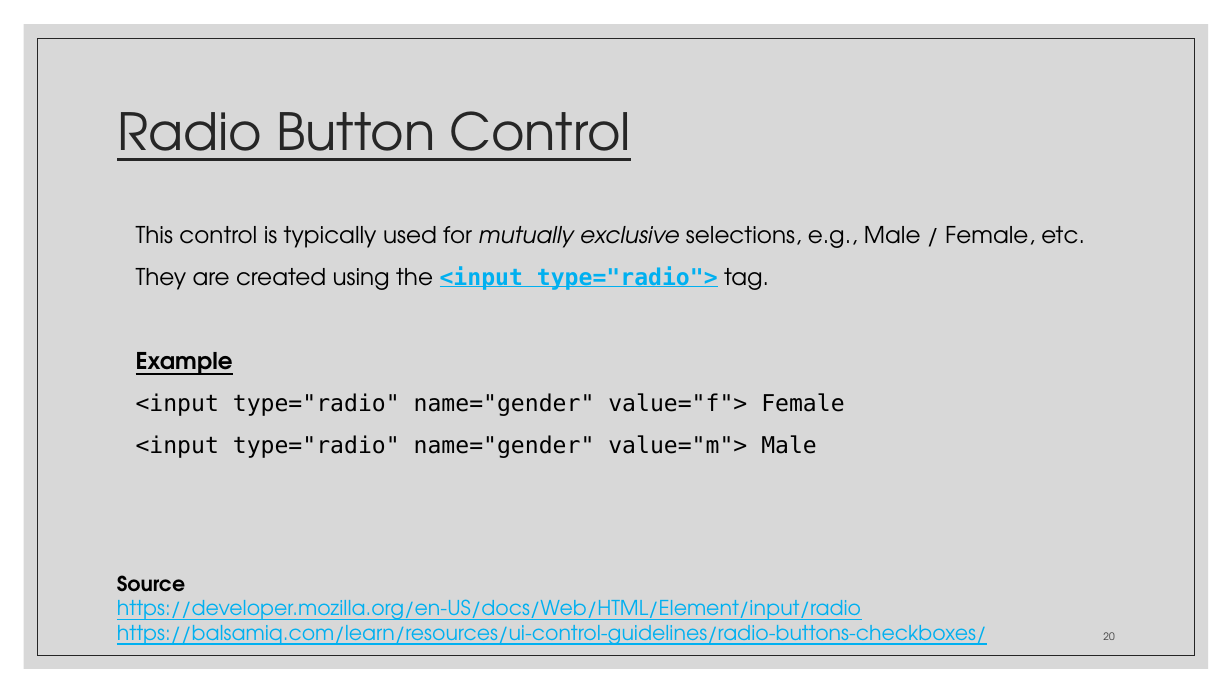
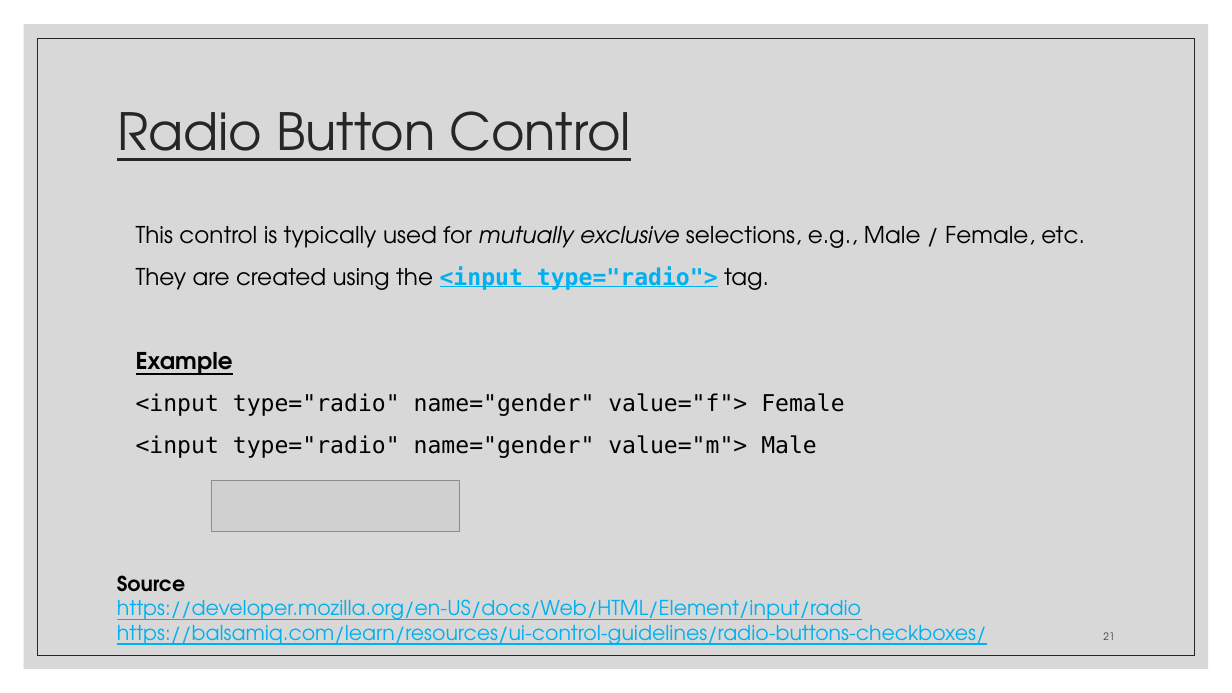
Before and after one commit to zackstotts/base-node-curriculum, a slide deck: slide 21 of unit_00/html_review/02 HTML Forms.pptx (slide 20 before the commit). Drawn at 1232x693 pixels with LibreOffice and Linux fonts; fonts in the diff are those of the drawing; grey boxes stand for pictures. Boxes give left, top, right and bottom in pixels: in the first picture for what was removed or moved away, otherwise in the second. Text is boxed around its words. In the diff, an @@ line names an element or a change of style, - is before the commit and + after.

Commit message:
Adding more form controls

```diff
--- a/unit_00/html_review/02 HTML Forms.pptx
+++ b/unit_00/html_review/02 HTML Forms.pptx
@@ picture added at (x1=212, y1=481, x2=460, y2=531) @@
@@ page number at (x1=1103, y1=632, x2=1114, y2=640): text changed @@
-20
+21
```
Also in this commit, not shown: 6 other slides changed, 2 slides added, 1 slide removed, 1 other file.
